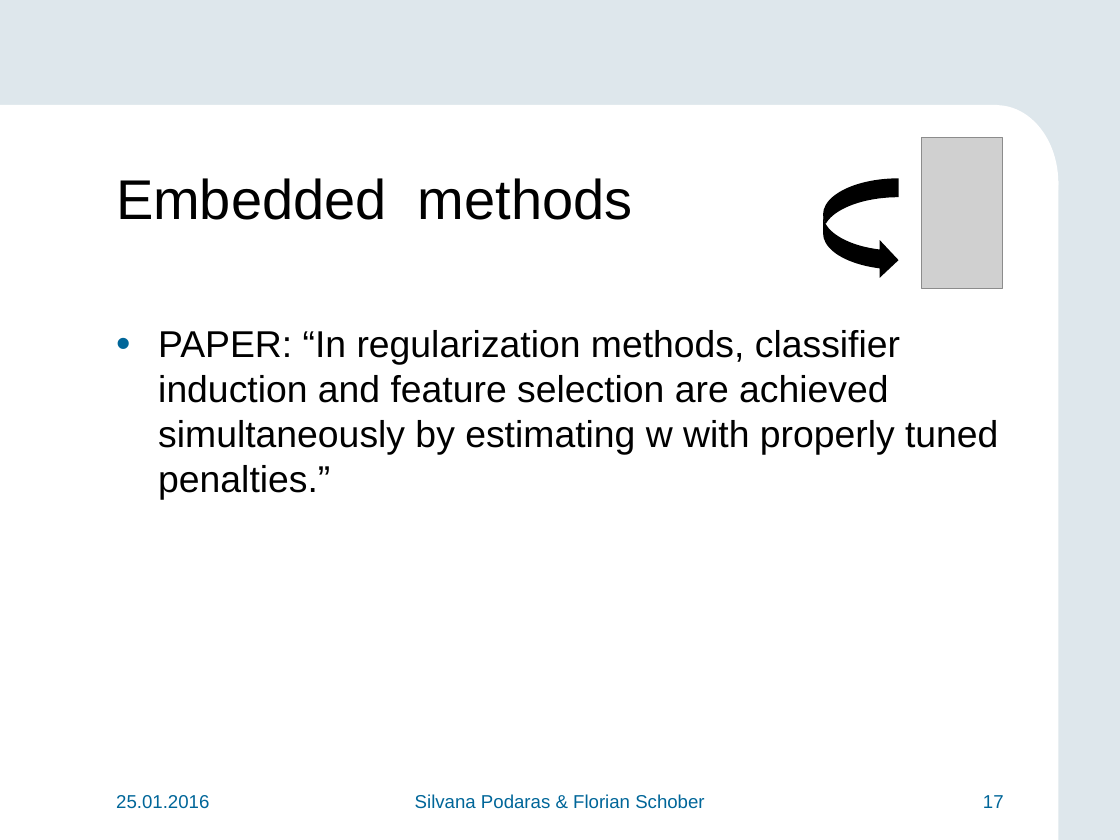
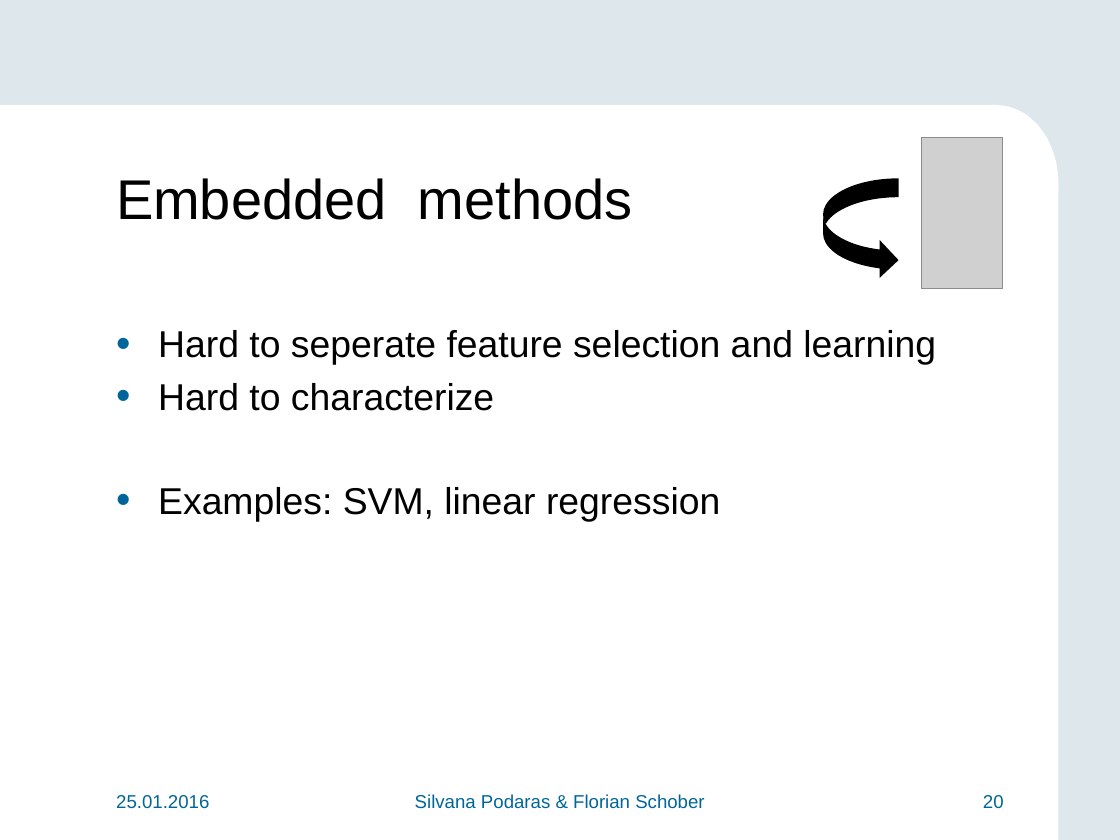
Before and after one commit to teretrus/VisSeminar, a slide deck: slide 20 of presentation/Presentation.pptx (slide 17 before the commit). Drawn at 1120x840 pixels with LibreOffice and Linux fonts; fonts in the diff are those of the drawing; grey boxes stand for pictures; background and template pictures are left out. Boxes give left, top, right and bottom in pixels: in the first picture for what was removed or moved away, otherwise in the second. Text is boxed around its words. In the diff, an @@ line names an element or a change of style, - is before the commit and + after.

```diff
--- a/presentation/Presentation.pptx
+++ b/presentation/Presentation.pptx
@@ text at (x1=158, y1=330, x2=936, y2=522): text changed @@
-• PAPER: “In regularization methods, classifier induction and feature selection are achieved simultaneously by estimating w with properly tuned penalties.”
+• Hard to seperate feature selection and learning
+• Hard to characterize
+• Examples: SVM, linear regression
@@ page number at (x1=983, y1=795, x2=1004, y2=809): text changed @@
-17
+20
```
Also in this commit, not shown: 7 other slides changed, 3 slides added.
